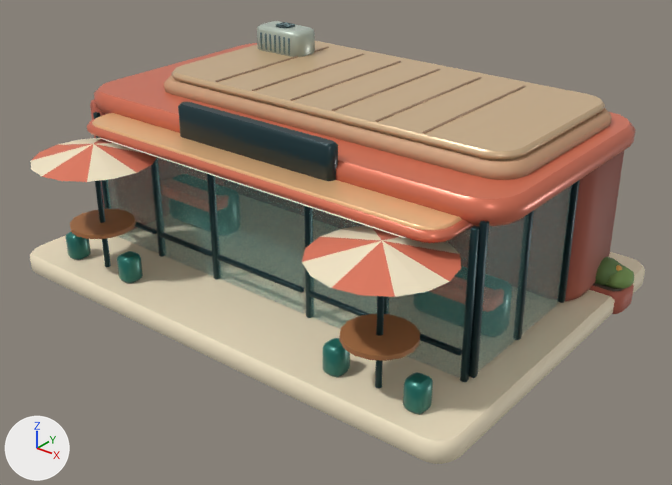
The glTF model assets/models/architecture/restaurant.glb, before and after one commit.
Both versions are drawn from a 50 mm lens placed at (8.14, -10.1, 6.85), pointed at (0.44, -0.47, 0.88). Lighting does not change. The marker at lower left points along +X, +Y and +Z. The picture after the commit comes second. Vertices at exactly the same position are counted once.

The first picture shows 'Restaurant'.
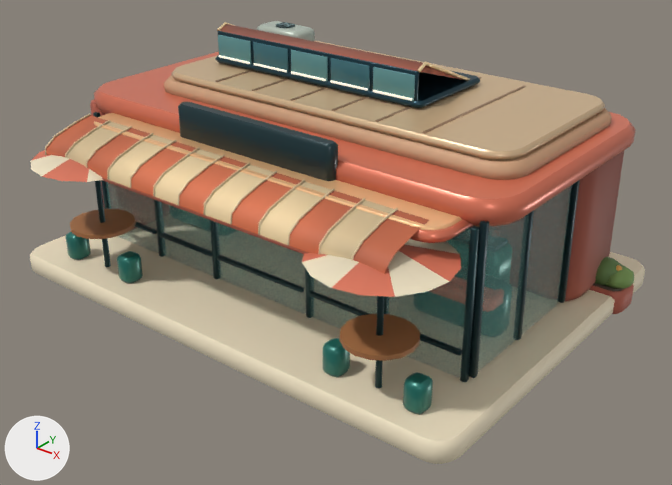
Diff of the bpy script that builds the scene:
```diff
--- a/assets/models/architecture/restaurant.glb.py
+++ b/assets/models/architecture/restaurant.glb.py
@@ mat_tint @@
+mat_tint = bpy.data.materials.new('Tint')
+mat_tint.use_nodes = True; mat_tint.node_tree.nodes.clear()
+_N = mat_tint.node_tree.nodes; _L = mat_tint.node_tree.links
+n0 = _N.new('ShaderNodeBsdfPrincipled'); n0.name = 'Principled BSDF'
+n0.inputs[1].default_value = 0.11  # 'Metallic'
+n0.inputs[2].default_value = 0.22  # 'Roughness'
+n1 = _N.new('ShaderNodeOutputMaterial'); n1.name = 'Material Output'
+n2 = _N.new('ShaderNodeVertexColor'); n2.name = 'Color Attribute'
+_L.new(n0.outputs[0], n1.inputs[0])  # 'BSDF' to 'Surface'
+_L.new(n2.outputs[0], n0.inputs[0])  # 'Color' to 'Base Color'
@@ me_restaurant @@
 # used by ob_restaurant; location = (0.0, 0.0, 0.0)
-me_restaurant.from_pydata(...)  # 4184 vertices, 8052 faces; spans x -3.95..4.09, y -3.29..2.92, z 0.0..3.44
+me_restaurant.from_pydata(...)  # 6657 vertices, 12632 faces; spans x -3.95..4.09, y -3.29..2.92, z 0.0..3.62
+# me_restaurant part 1: a new loose piece, a 7-sided cylinder along x spanning x -3.055..2.995, y -2.843..-2.807, z 2.047..2.085, in mat_paint
+# me_restaurant part 2: 936 vertices added at x -2.36..1.55, y -0.08..1.55, z 3.02..3.62
+# me_restaurant part 3: 600 vertices added at x -0.6..2.63, y 0.3..1.19, z 0.32..1.53
+# me_restaurant part 4: 455 vertices added at x -3.06..2.99, y -2.83..-1.97, z 2.07..2.53
+# me_restaurant part 5: 499 kept faces spanning x -3.4..3.54, y -3.29..1.6, z 0.32..3.4 get new vertex colours
+# other edits to the shape of me_restaurant do not show in these pictures
 me_restaurant.materials.append(mat_ceramic)
@@ me_restaurant @@
 me_restaurant.materials.append(mat_light)
+me_restaurant.materials.append(mat_tint)
```

Changed parts and their boxes [x1, y1, x2, y2] in the pictures (672 x 485 px):
part 1 of me_restaurant, added (mostly hidden): after [102, 178, 308, 254]
part 2 of me_restaurant, added (cyan): after [215, 22, 480, 108]
part 3 of me_restaurant, added (cyan): after [447, 227, 512, 283]
part 4 of me_restaurant, added (beige): after [45, 113, 429, 274]
part 5 of me_restaurant, recoloured: [42, 27, 461, 296] in both
